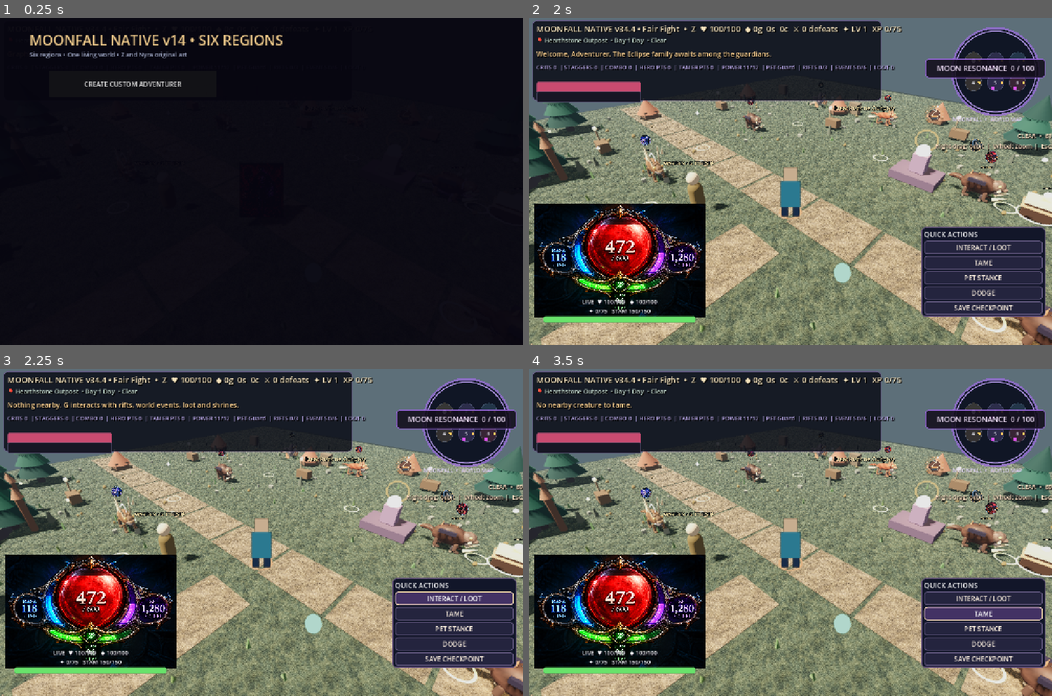
Above: before the commit, frames 1-4 (two rows, left to right).
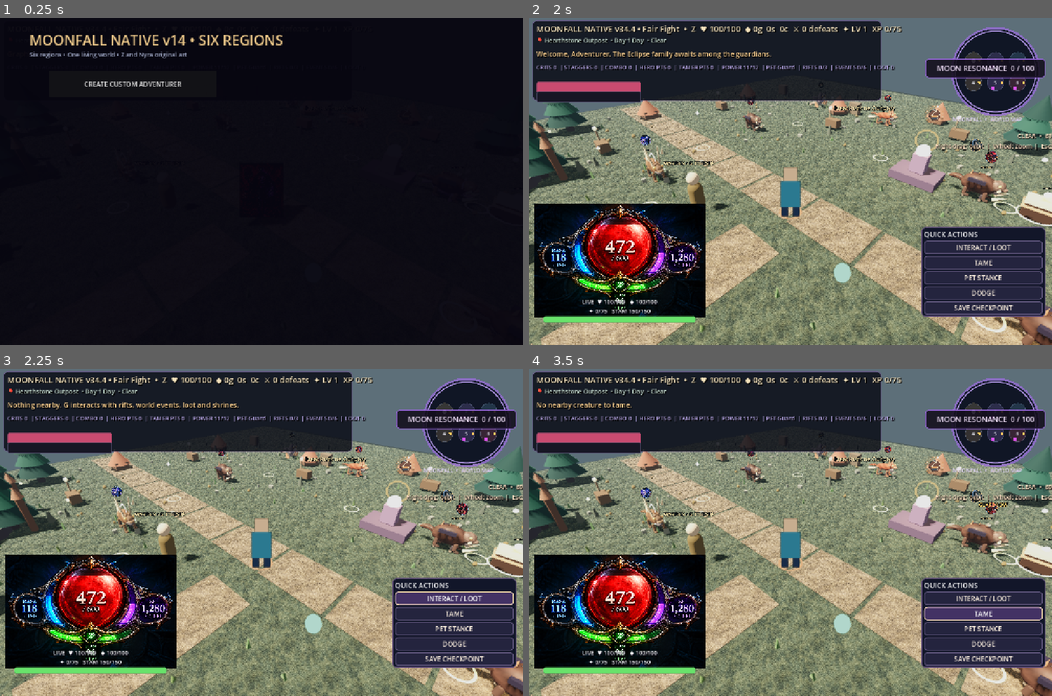
Above: after the commit, the same moments.

Repository: ericgantor-cyber/Moonfall
Game: Godot game, scene res://scenes/main.tscn
The game is run twice, just before and just after one commit, with the same random seed, the same clock (stepped at 60 frames per second) and the same inputs.
Inputs:
- Up to frame 1 (0.25 s): no input
- Up to frame 2 (2 s): click "CREATE CUSTOM ADVENTURER" at 0.5 s; click "BEGIN ADVENTURE" at 1.25 s
- Up to frame 3 (2.25 s): click "INTERACT / LOOT" at 2 s
- Up to frame 4 (3.5 s): click "TAME" at 2.75 s

Frames 1-3 are identical in both runs. In frame 4, less than 0.1% of the frame differs, in the area x 86-92%, y 40-43%.

Commit message:
Stage 3: add quick-select 1/24 hour Wait keyboard and controller shortcuts

Diff:
--- a/godot-v38/scripts/native_v11.gd
+++ b/godot-v38/scripts/native_v11.gd
@@ -1431,7 +1431,7 @@
   var next_day:int=mini(99999,world_day+int(floor(future_clock/DAY_LENGTH_SECONDS)))
   var future_phase:String=WORLD_CYCLE.phase(future_clock,DAY_LENGTH_SECONDS)
   if is_instance_valid(wait_clock_art):wait_clock_art.text="✦   ☀  ━━━  ◯  ━━━  ☽   ✦" if future_phase=="Day" or future_phase=="Dawn" else "✦   ☾  ━━━  ◯  ━━━  ✧   ✦"
-  wait_label.text="WAIT • %d in-game hour(s)\nNow: Day %d, %s (%s)\nAfter: Day %d, %s (%s)\n←/→ 1h • ↑/↓ 6h • Enter accept • Esc cancel\nController: D-pad adjust • A accept • B cancel" % [wait_hours,wo …(104 unchanged characters)…
+  wait_label.text="WAIT • %d in-game hour(s)\nNow: Day %d, %s (%s)\nAfter: Day %d, %s (%s)\n←/→ 1h • ↑/↓ 6h • Home/End 1/24h • Enter accept • Esc cancel\nController: D-pad adjust • LB/RB 1/24h • A accept • B cancel" % [wait_hours,wo …(104 unchanged characters)…
 
 func _finish_wait(confirm:bool) -> void:
  # The visible transition panel must not permit a second wait or cancellation.
@@ -1477,6 +1477,8 @@
    KEY_RIGHT:wait_hours=mini(24,wait_hours+1)
    KEY_DOWN:wait_hours=maxi(1,wait_hours-6)
    KEY_UP:wait_hours=mini(24,wait_hours+6)
+   KEY_HOME:wait_hours=1
+   KEY_END:wait_hours=24
    KEY_ENTER, KEY_KP_ENTER:_finish_wait(true)
    KEY_ESCAPE, KEY_P:_finish_wait(false)
   _set_wait_display()
@@ -1518,6 +1520,8 @@
     JOY_BUTTON_DPAD_RIGHT:wait_hours=mini(24,wait_hours+1)
     JOY_BUTTON_DPAD_DOWN:wait_hours=maxi(1,wait_hours-6)
     JOY_BUTTON_DPAD_UP:wait_hours=mini(24,wait_hours+6)
+    JOY_BUTTON_LEFT_SHOULDER:wait_hours=1
+    JOY_BUTTON_RIGHT_SHOULDER:wait_hours=24
     JOY_BUTTON_A:_finish_wait(true)
     JOY_BUTTON_B:_finish_wait(false)
    _set_wait_display()
